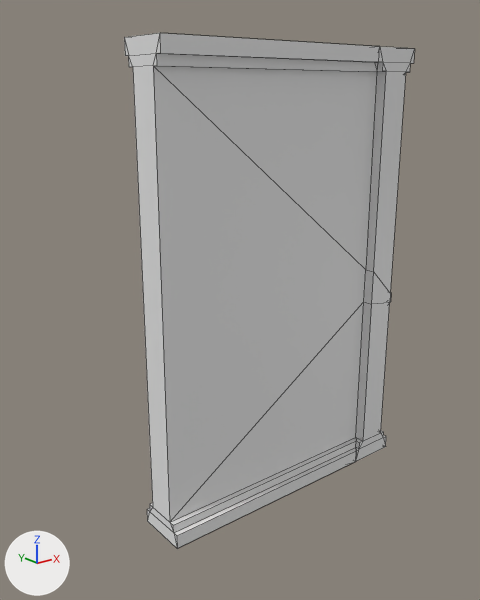
An edit to the FBX model Assets/Models/Hallway/Walls/SM_Sophisticated_Wall_Corner_V2.fbx, drawn before and after from the same camera.
Rendered twice from a 50 mm lens placed at (-3.89, -2.99, 2.72), pointed at (-0.93, 0.7, 1.25). The axes (+X, +Y, +Z) are drawn at lower left. The lights are the same throughout. The older version comes first. Mesh edges are drawn as thin lines. Where no turn or scale is listed for an object, it has been applied to the vertices.

Objects in the first picture: 'Parede_Quina_V2'.
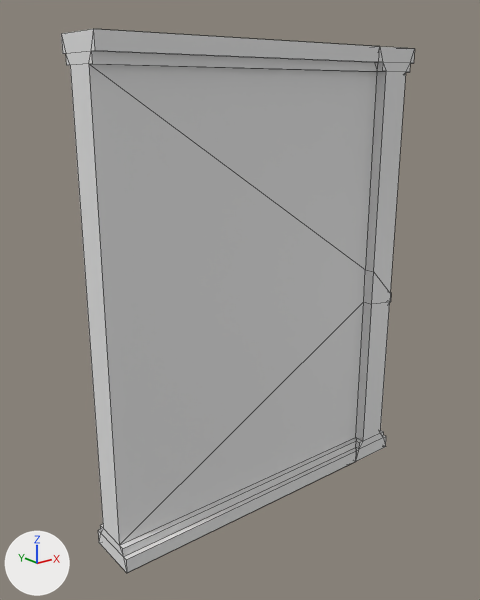
Changed parts and their boxes (x1, y1, x2, y2) in the pictures (480 x 600 px; the box of a moved part takes in the faces that stretch with it):
'Parede_Quina_V2', reshaped (22% wider): before (124, 33, 415, 548); after (61, 29, 415, 573)
part 1 of me_cube_291, moved or reshaped: before (124, 33, 377, 548); after (61, 29, 377, 573)

Patch to the scene script:
```diff
--- a/Assets/Models/Hallway/Walls/SM_Sophisticated_Wall_Corner_V2.fbx.py
+++ b/Assets/Models/Hallway/Walls/SM_Sophisticated_Wall_Corner_V2.fbx.py
@@ me_cube_291 @@
 # used by ob_parede_quina_v2; location = (0.0, 0.0, 0.0)
-me_cube_291.from_pydata(...)  # 197 vertices, 216 faces; spans x -2.0..0.0, y 0.0..2.0, z 0.0..3.0
+me_cube_291.from_pydata(...)  # 197 vertices, 216 faces; spans x -2.36..0.0, y 0.0..2.0, z 0.0..3.0
+# me_cube_291 part 1: all 20 vertices in x -2.0, y 0.0..0.36, z 0.0..3.0 are moved by (-0.36, 0.0, 0.0)
 me_cube_291.materials.append(mat_papel_perede)
```
